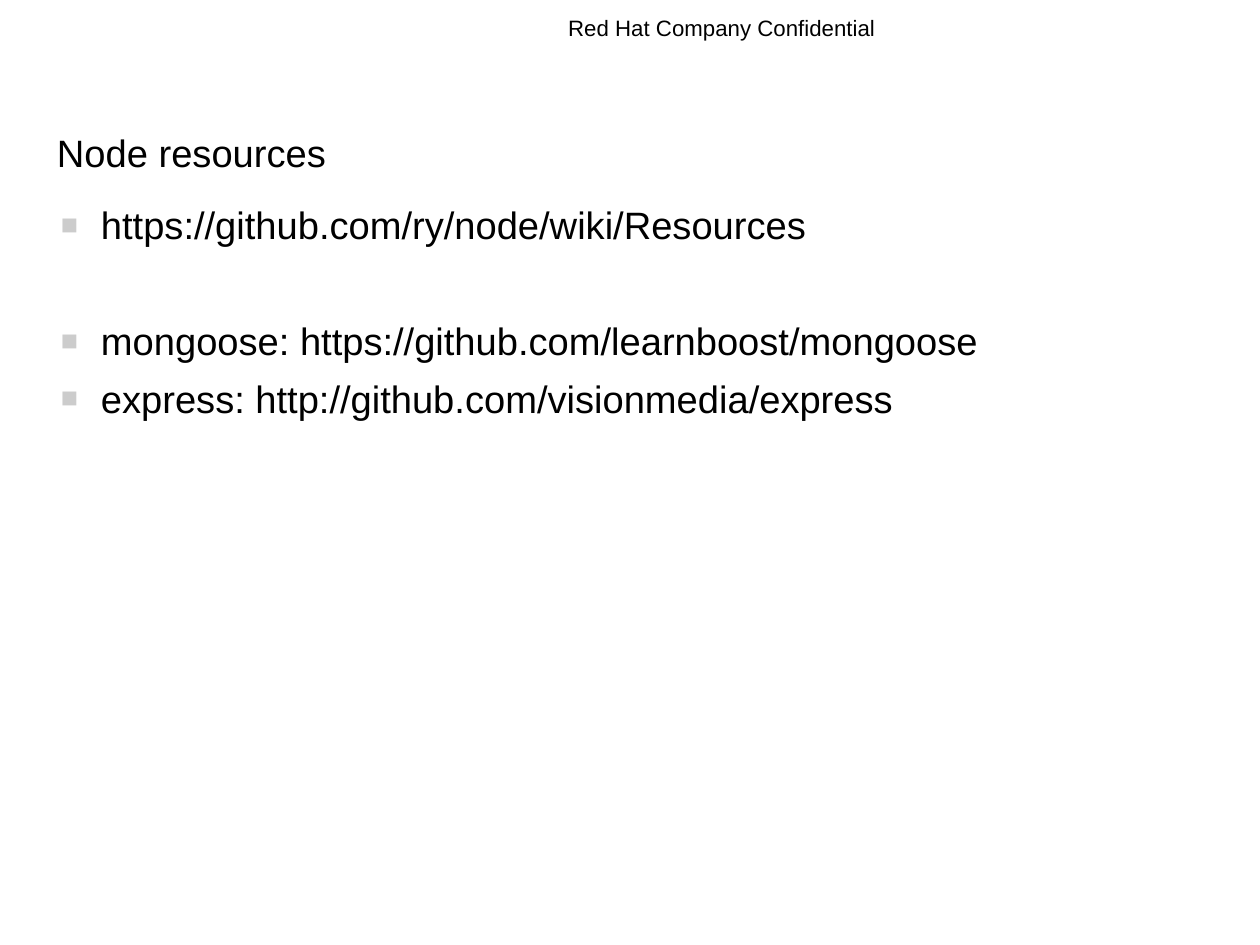
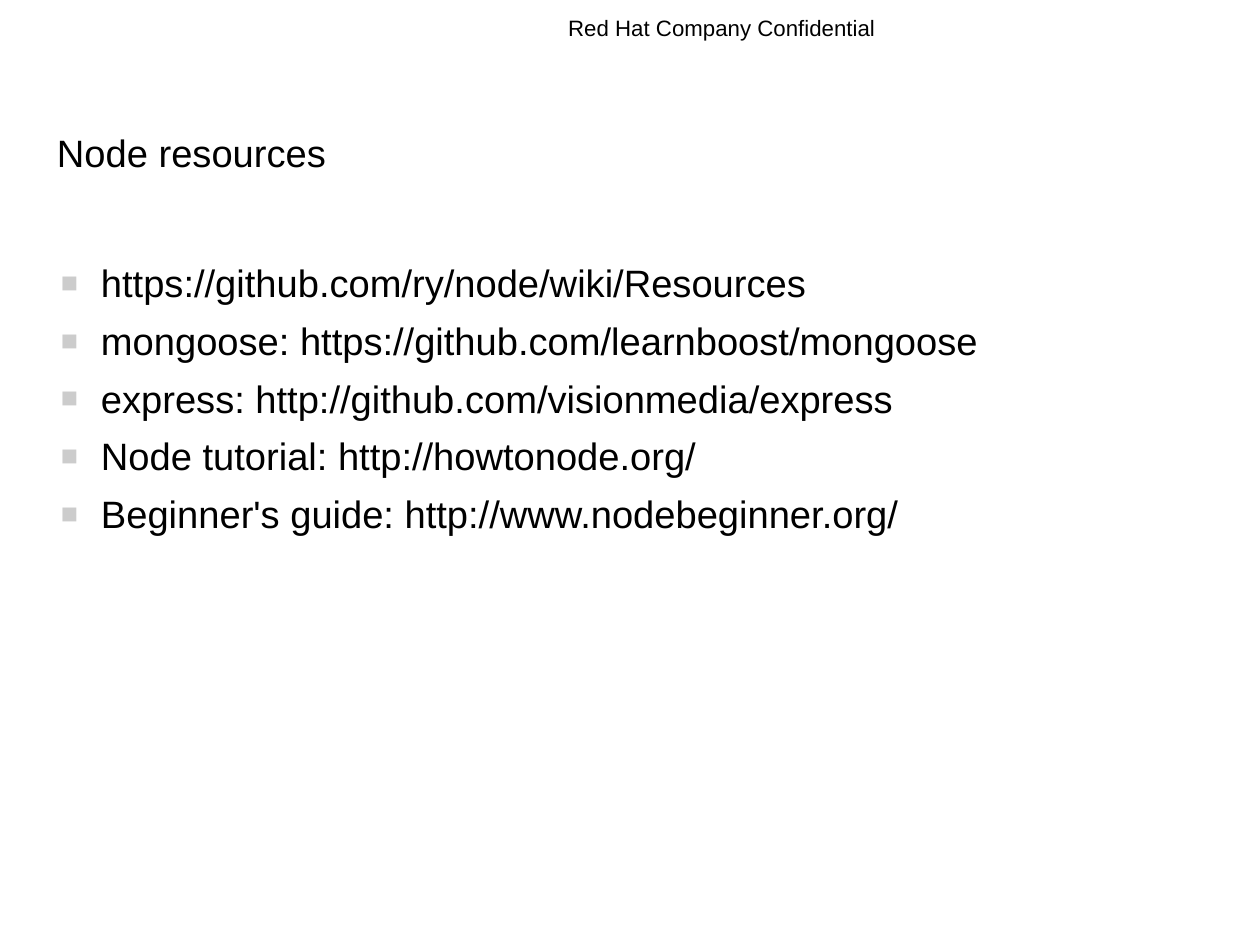
Before and after one commit to rhyw/node-trial, a slide deck: slide 28 of node-introduction.odp (slide 22 before the commit). Drawn at 1260x945 pixels with LibreOffice and Linux fonts; fonts in the diff are those of the drawing; background and template pictures are left out. Boxes give left, top, right and bottom in pixels: in the first picture for what was removed or moved away, otherwise in the second. Text is boxed around its words. In the diff, an @@ line names an element or a change of style, - is before the commit and + after.

```diff
--- a/node-introduction.odp
+++ b/node-introduction.odp
@@ text at <box>101,442,898,536</box>: paragraphs added @@
+■ Node tutorial: http://howtonode.org/
+■ Beginner's guide: http://www.nodebeginner.org/
```
Also in this commit, not shown: 13 other slides changed, 6 slides added, 1 slide removed.
